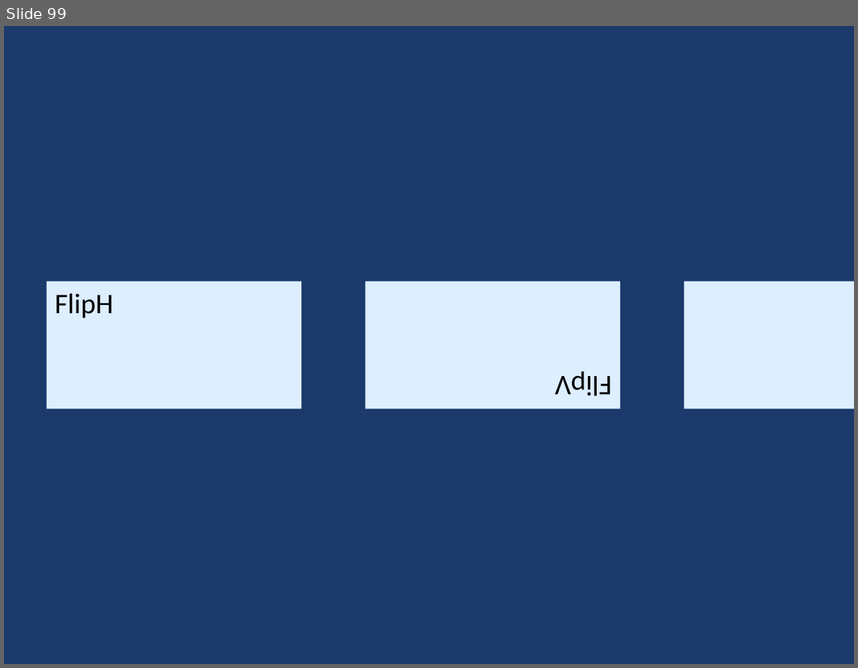
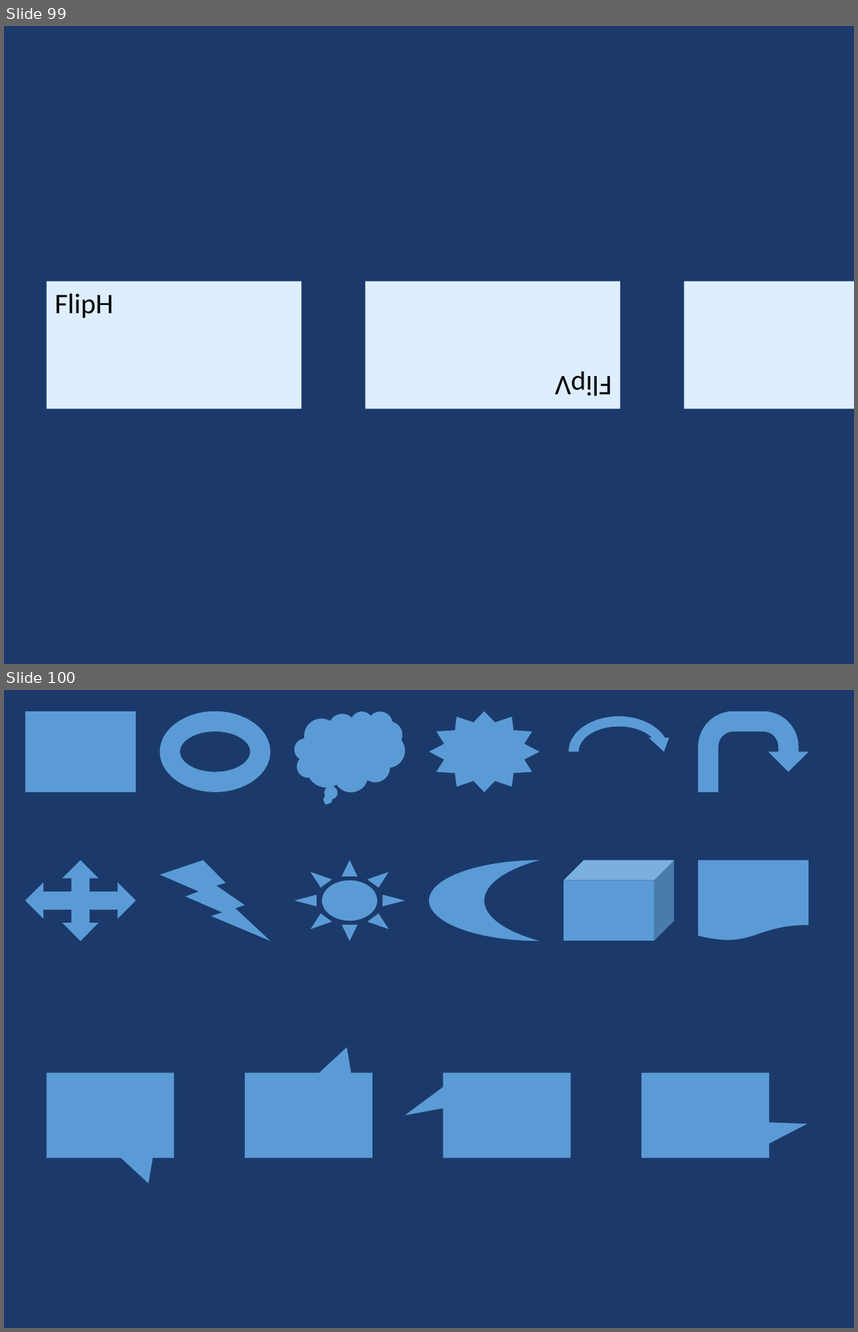
Before and after one commit to t-ujiie-g/pptx-svg, a slide deck: test_fixtures/test_features.pptx. Shown one above the other, each under a label of ours: slide 99 before the commit, slides 99 and 100 after it. The pictures are 858x668 and 858x1332 pixels, drawn with LibreOffice and Linux fonts; fonts in the diff are those of the drawing. Boxes give left, top, right and bottom in pixels: in the first picture for what was removed or moved away, otherwise in the second. Text is boxed around its words. In the diff, an @@ line names an element or a change of style, - is before the commit and + after.

```diff
--- a/test_fixtures/test_features.pptx
+++ b/test_fixtures/test_features.pptx
@@ slide 100 added at bbox=[4, 690, 854, 1328], background #1B3A6B @@
@@ rectangle added at bbox=[25, 711, 136, 792], fill #5B9BD5 @@
@@ donut added at bbox=[159, 711, 270, 792], fill #5B9BD5 @@
@@ thought cloud added at bbox=[294, 711, 406, 792], fill #5B9BD5 @@
@@ star added at bbox=[429, 711, 539, 792], fill #5B9BD5 @@
@@ circular arrow added at bbox=[564, 711, 674, 792], fill #5B9BD5 @@
@@ uturn arrow added at bbox=[699, 711, 809, 792], fill #5B9BD5 @@
@@ quad arrow added at bbox=[25, 860, 136, 940], fill #5B9BD5 @@
@@ lightning bolt added at bbox=[159, 860, 270, 940], fill #5B9BD5 @@
@@ sun added at bbox=[294, 860, 406, 940], fill #5B9BD5 @@
@@ moon added at bbox=[429, 860, 539, 940], fill #5B9BD5 @@
@@ cube added at bbox=[564, 860, 674, 940], fill #5B9BD5 @@
@@ flow chart document added at bbox=[699, 860, 809, 940], fill #5B9BD5 @@
@@ speech box added at bbox=[47, 1072, 174, 1158], fill #5B9BD5 @@
@@ speech box added at bbox=[245, 1072, 372, 1158], fill #5B9BD5 @@
@@ speech box added at bbox=[444, 1072, 571, 1158], fill #5B9BD5 @@
@@ speech box added at bbox=[642, 1072, 769, 1158], fill #5B9BD5 @@
```
Also in this commit, not shown: 9 other files.
